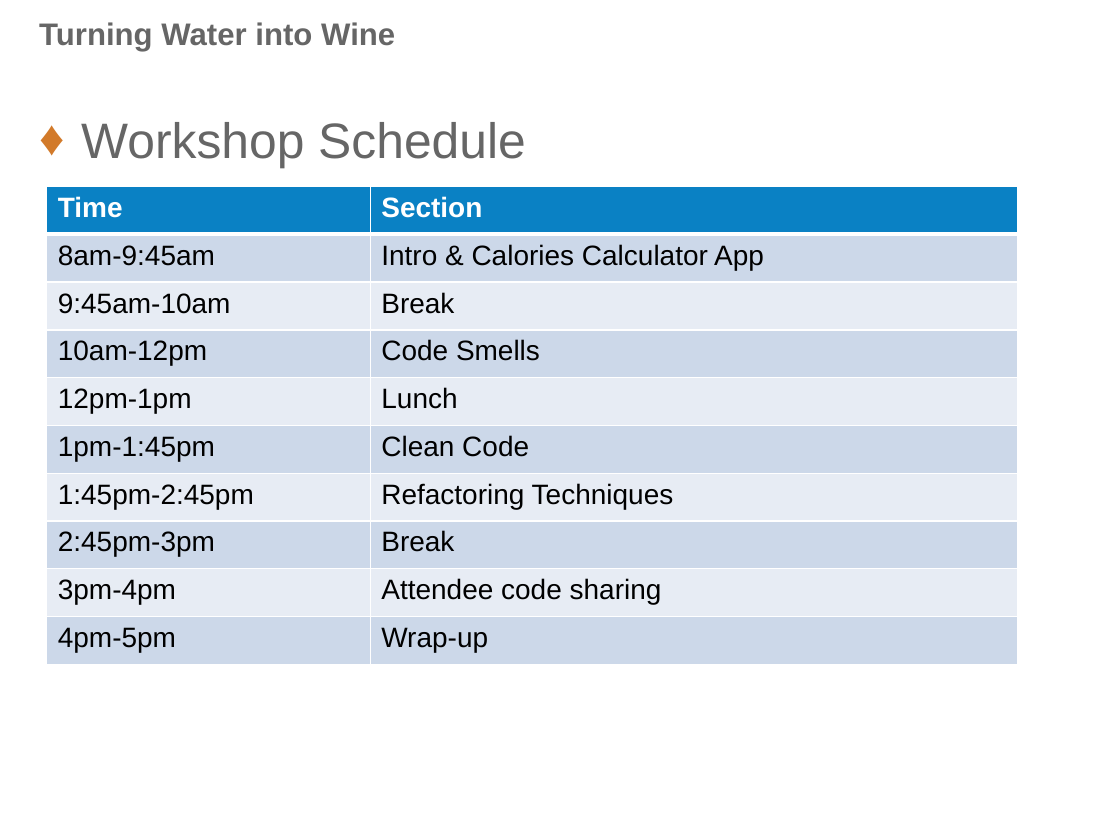
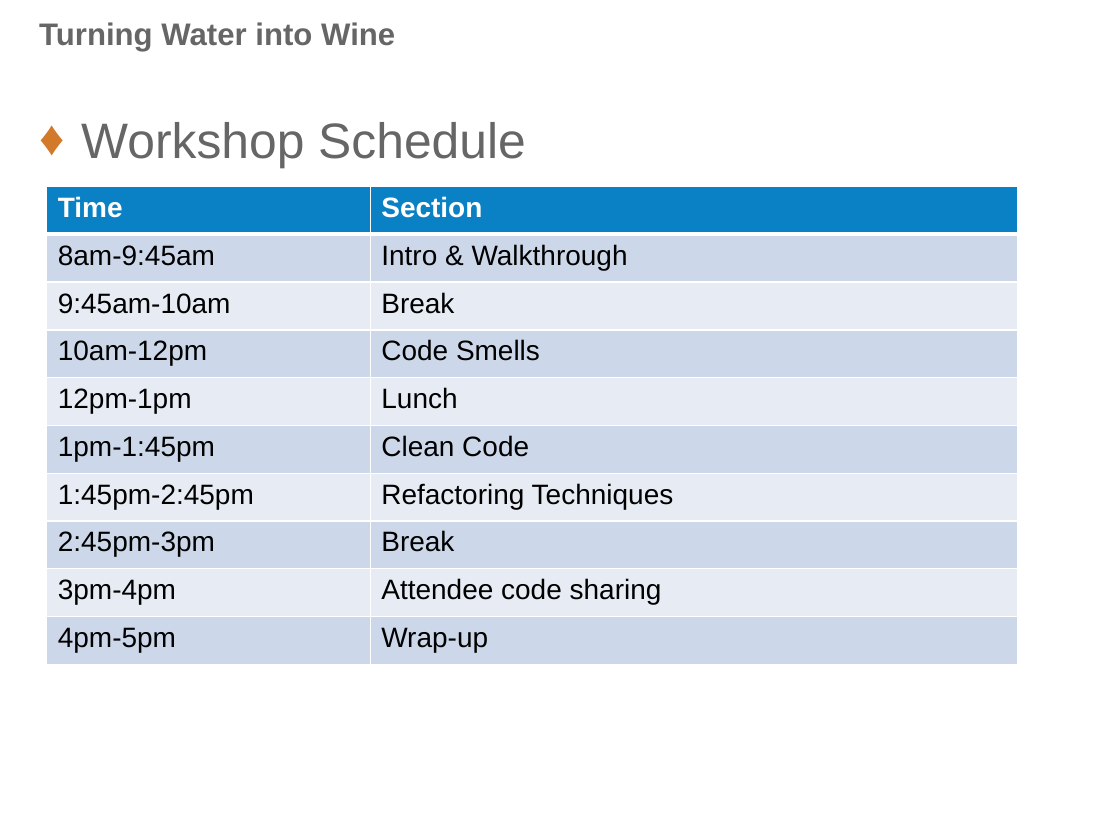
Before and after one commit to PatrickDelancy/RefactoringWorkshop, a slide deck: slide 3 of Refactoring Workshop.pptx (slide 4 before the commit). Drawn at 1120x840 pixels with LibreOffice and Linux fonts; fonts in the diff are those of the drawing; background and template pictures are left out. Boxes give left, top, right and bottom in pixels: in the first picture for what was removed or moved away, otherwise in the second. Text is boxed around its words. In the diff, an @@ line names an element or a change of style, - is before the commit and + after.

```diff
--- a/Refactoring Workshop.pptx
+++ b/Refactoring Workshop.pptx
@@ table at bbox=[47, 187, 1018, 664] @@
-row 2, column 2: Intro & Calories Calculator App
+row 2, column 2: Intro & Walkthrough
```
Also in this commit, not shown: 6 other slides changed.
